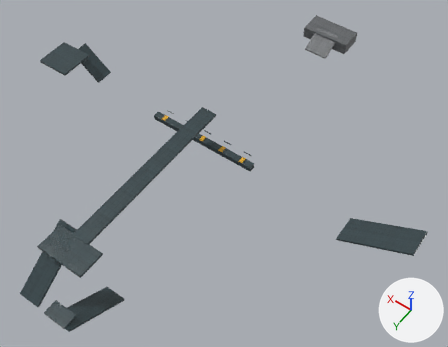
One commit to the FBX model stw-o3de/Project/Assets/IndustrialYard/STW_INDUSTRIAL_YARD_01/Environment/STW_INDUSTRIAL_YARD_01_struct.fbx: the scene before it, then after it.
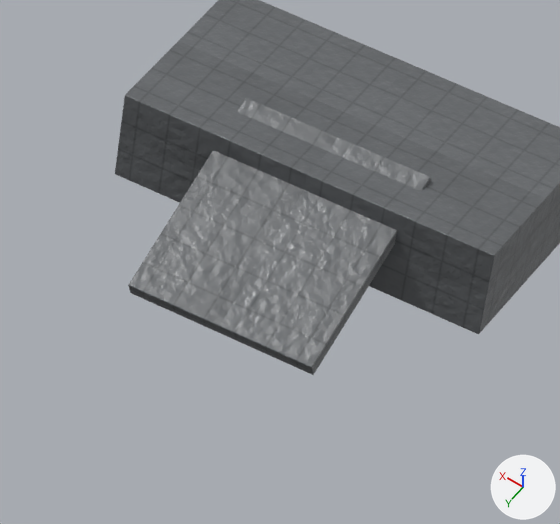
The first picture shows the older version from a 50 mm lens placed at (-21.3, 28.8, 43.7), pointed at (-1.9, 1.6, 1.0). The close-ups show the older and then the newer version on the part from 65% to 79% of the width and 5% to 22% of the height of that picture. Only the edits that show in the close-ups are written down. Every picture has the same lights, and +X, +Y and +Z are marked at lower right. Where no turn or scale is listed for an object, it has been applied to the vertices.

The first close-up shows 'dock_platform', 'dock_ramp'.
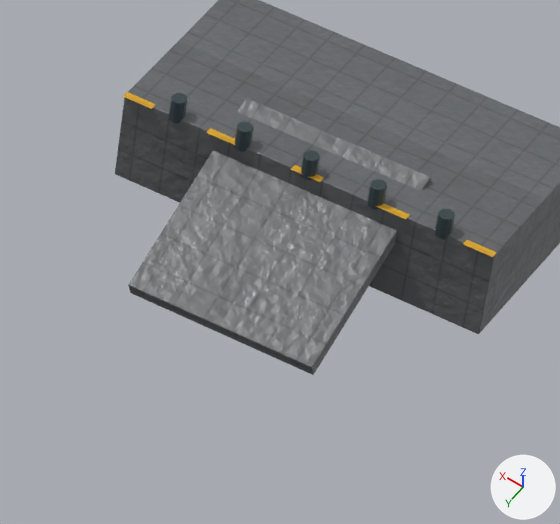
Pixel boxes (x1, y1, x2, y2) of what changed, in the close-ups (560 x 524 px):
'IY_DockBumper_00', added: after (435, 208, 455, 239)
'IY_DockBumper_01', added: after (367, 179, 387, 210)
'IY_DockBumper_03', added: after (234, 121, 253, 152)
'IY_DockBumper_04', added: after (169, 93, 188, 123)
'IY_DockBumper_02', added: after (300, 150, 320, 181)
'IY_DockStripe_00', added: after (463, 240, 497, 257)
'IY_DockStripe_04', added: after (123, 92, 156, 109)
'IY_DockStripe_01', added: after (376, 203, 410, 219)
'IY_DockStripe_03', added: after (206, 128, 235, 145)
'IY_DockStripe_02', added: after (291, 165, 324, 182)

What changed in the scene script:
```text
Add me_cube_309_1:
    me_cube_309_1.from_pydata(...)  # 56 vertices, 54 faces; spans x -0.2..0.2, y -0.05..0.05, z -0.003..0.003
    me_cube_309_1.materials.append(mat_m_iy_hazard)
Add me_cylinder_023:
    me_cylinder_023.from_pydata(...)  # 140 vertices, 132 faces; spans x -0.095..0.095, y -0.099..0.099, z -0.15..0.15
    me_cylinder_023.materials.append(mat_m_iy_steelpainted)
Add me_cube_306_1:
    me_cube_306_1.from_pydata(...)  # 56 vertices, 54 faces; spans x -0.2..0.2, y -0.05..0.05, z -0.003..0.003
    me_cube_306_1.materials.append(mat_m_iy_hazard)
Add me_cylinder_026:
    me_cylinder_026.from_pydata(...)  # 140 vertices, 132 faces; spans x -0.095..0.095, y -0.099..0.099, z -0.15..0.15
    me_cylinder_026.materials.append(mat_m_iy_steelpainted)
Add me_cube_310_1:
    me_cube_310_1.from_pydata(...)  # 56 vertices, 54 faces; spans x -0.2..0.2, y -0.05..0.05, z -0.003..0.003
    me_cube_310_1.materials.append(mat_m_iy_hazard)
Add me_cylinder_027:
    me_cylinder_027.from_pydata(...)  # 140 vertices, 132 faces; spans x -0.095..0.095, y -0.099..0.099, z -0.15..0.15
    me_cylinder_027.materials.append(mat_m_iy_steelpainted)
Add me_cylinder_025:
    me_cylinder_025.from_pydata(...)  # 140 vertices, 132 faces; spans x -0.095..0.095, y -0.099..0.099, z -0.15..0.15
    me_cylinder_025.materials.append(mat_m_iy_steelpainted)
Add me_cube_308_1:
    me_cube_308_1.from_pydata(...)  # 56 vertices, 54 faces; spans x -0.2..0.2, y -0.05..0.05, z -0.003..0.003
    me_cube_308_1.materials.append(mat_m_iy_hazard)
Add me_cube_307_1:
    me_cube_307_1.from_pydata(...)  # 56 vertices, 54 faces; spans x -0.2..0.2, y -0.05..0.05, z -0.003..0.003
    me_cube_307_1.materials.append(mat_m_iy_hazard)
Add ob_iy_dockstripe_03:
    ob_iy_dockstripe_03 = bpy.data.objects.new('IY_DockStripe_03', me_cube_309_1)
    ob_iy_dockstripe_03.location = (1.15, -19.26, 1.205)
Add ob_iy_dockbumper_00:
    ob_iy_dockbumper_00 = bpy.data.objects.new('IY_DockBumper_00', me_cylinder_023)
    ob_iy_dockbumper_00.location = (-1.8, -19.3, 1.3)
Add ob_iy_dockstripe_00:
    ob_iy_dockstripe_00 = bpy.data.objects.new('IY_DockStripe_00', me_cube_306_1)
    ob_iy_dockstripe_00.location = (-2.3, -19.26, 1.205)
Add ob_iy_dockbumper_03:
    ob_iy_dockbumper_03 = bpy.data.objects.new('IY_DockBumper_03', me_cylinder_026)
    ob_iy_dockbumper_03.location = (0.9, -19.3, 1.3)
Add ob_iy_dockstripe_04:
    ob_iy_dockstripe_04 = bpy.data.objects.new('IY_DockStripe_04', me_cube_310_1)
    ob_iy_dockstripe_04.location = (2.3, -19.26, 1.205)
Add ob_iy_dockbumper_04:
    ob_iy_dockbumper_04 = bpy.data.objects.new('IY_DockBumper_04', me_cylinder_027)
    ob_iy_dockbumper_04.location = (1.8, -19.3, 1.3)
Add ob_iy_dockbumper_02:
    ob_iy_dockbumper_02 = bpy.data.objects.new('IY_DockBumper_02', me_cylinder_025)
    ob_iy_dockbumper_02.location = (0.0, -19.3, 1.3)
Add ob_iy_dockstripe_02:
    ob_iy_dockstripe_02 = bpy.data.objects.new('IY_DockStripe_02', me_cube_308_1)
    ob_iy_dockstripe_02.location = (0.0, -19.26, 1.205)
Add ob_iy_dockbumper_01:
    ob_iy_dockbumper_01 = bpy.data.objects.new('IY_DockBumper_01', me_cylinder_026.copy())
    ob_iy_dockbumper_01.location = (-0.9, -19.3, 1.3)
Add ob_iy_dockstripe_01:
    ob_iy_dockstripe_01 = bpy.data.objects.new('IY_DockStripe_01', me_cube_307_1)
    ob_iy_dockstripe_01.location = (-1.15, -19.26, 1.205)
```
